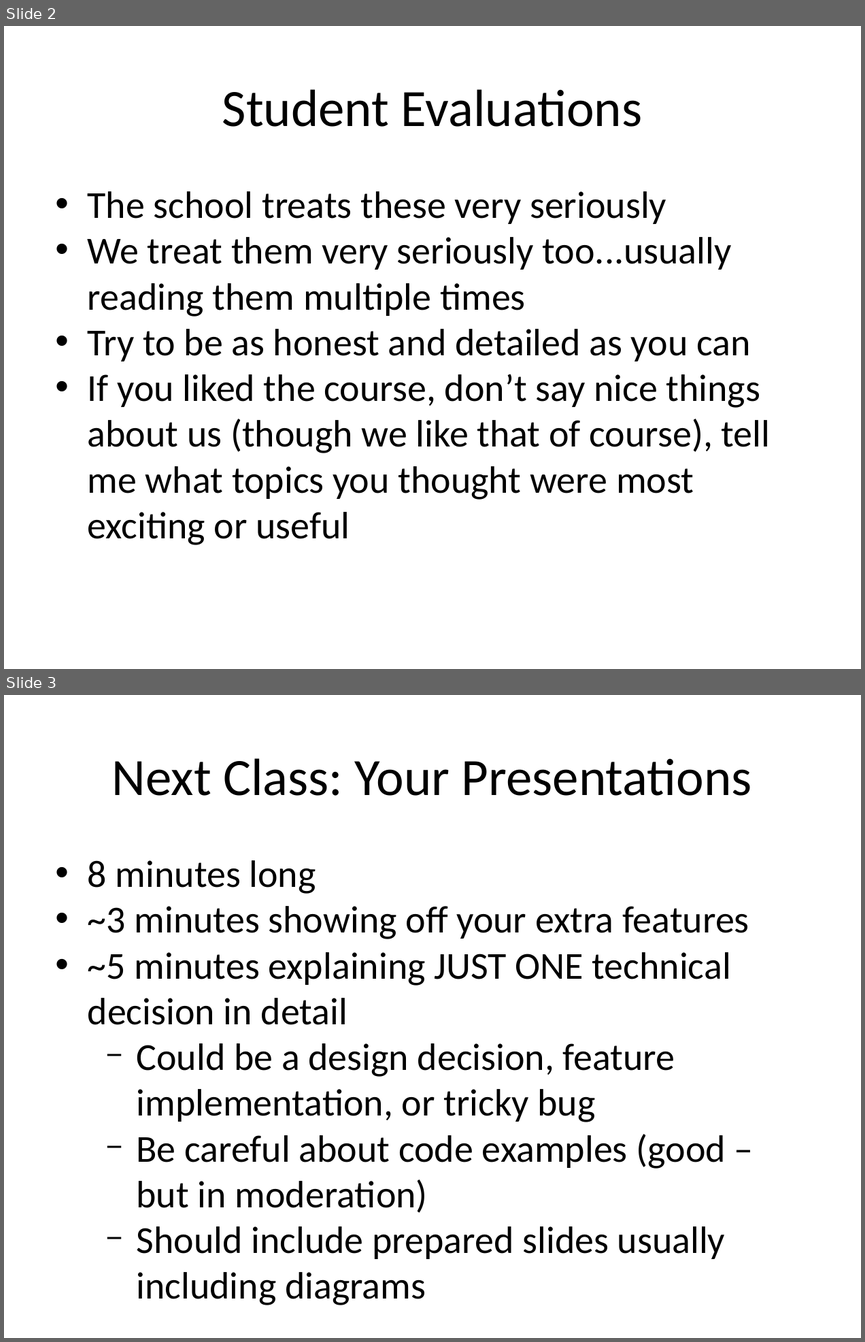
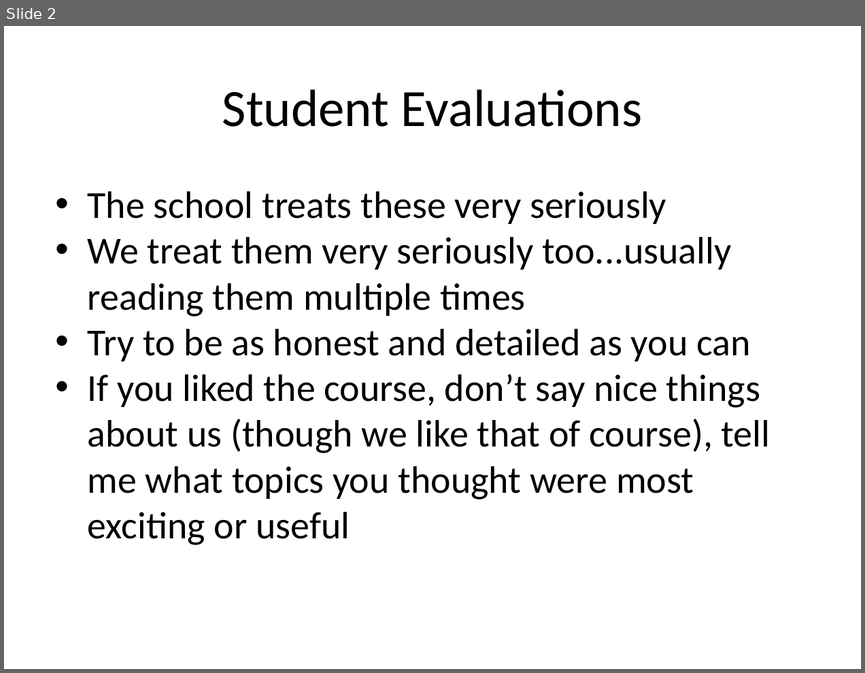
Before and after one commit to RHIT-CSSE/csse220, a slide deck: ClassMaterials/CourseEvals/Slides/CourseEvals.pptx. Shown one above the other, each under a label of ours: slides 2 and 3 before the commit, slide 2 after it. The pictures are 865x1342 and 865x673 pixels, drawn with LibreOffice and Linux fonts; fonts in the diff are those of the drawing. Boxes give left, top, right and bottom in pixels: in the first picture for what was removed or moved away, otherwise in the second. Text is boxed around its words. In the diff, an @@ line names an element or a change of style, - is before the commit and + after.

```diff
--- a/ClassMaterials/CourseEvals/Slides/CourseEvals.pptx
+++ b/ClassMaterials/CourseEvals/Slides/CourseEvals.pptx
@@ slide 3 removed at [4, 695, 861, 1338], background #FFFFFF @@
@@ text removed at [112, 758, 752, 796] @@
-Next Class: Your Presentations
@@ text removed at [88, 860, 749, 1259] @@
-• 8 minutes long
-• ~3 minutes showing off your extra features
-• ~5 minutes explaining JUST ONE technical decision in detail
-  − Could be a design decision, feature implementation, or tricky bug
-  − Be careful about code examples (good – but in moderation)
-  − Should include prepared slides usually including diagrams
```
Also in this commit, not shown: 1 slide changed, 1 other slide removed, 1 other file.
